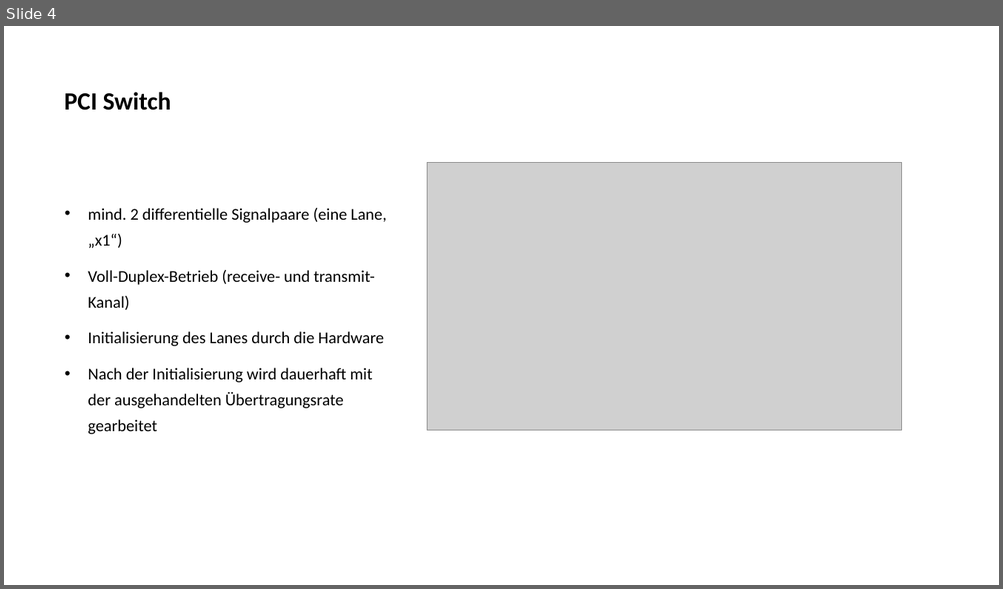
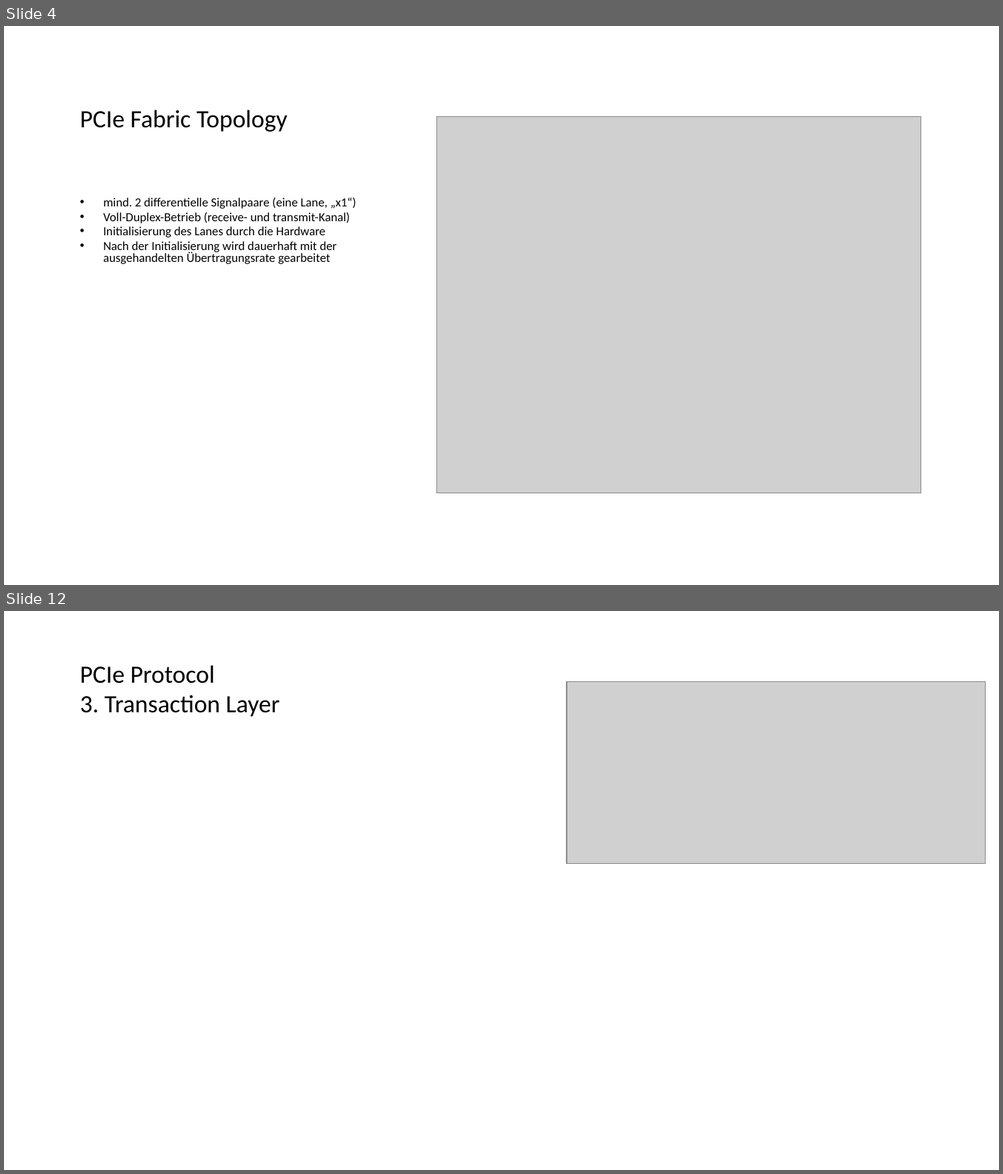
Before and after one commit to JustusDinera/Digitale-Signalverarbeitung, a slide deck: PCI Express.pptx. Shown one above the other, each under a label of ours: slide 4 before the commit, slides 4 and 12 after it; the slides between them are not shown. The pictures are 1003x589 and 1003x1174 pixels, drawn with LibreOffice and Linux fonts; fonts in the diff are those of the drawing; grey boxes stand for pictures; background and template pictures are left out. Boxes give left, top, right and bottom in pixels: in the first picture for what was removed or moved away, otherwise in the second. Text is boxed around its words. In the diff, an @@ line names an element or a change of style, - is before the commit and + after.

```diff
--- a/PCI Express.pptx
+++ b/PCI Express.pptx
@@ slide 12 added at [4,611,999,1170], background picture (left out) @@
@@ title added at [80,665,280,717], 24 pt, text #000000 @@
+PCIe Protocol
+3. Transaction Layer
@@ picture added at [566,682,985,864] @@
@@ slide 4 changed as well @@
@@ title "PCIe Fabric Topology" at [80,110,287,132]: vertical alignment middle to bottom @@
@@ title at [80,110,287,132]: text changed; bold off @@
-PCI Switch
+PCIe Fabric Topology
@@ picture: place and size @@
-picture at [427,163,902,430]
+picture at [437,117,921,494]
@@ text "mind. 2 differentielle Signalpaare (eine ...": place and size @@
-text "mind. 2 differentielle Signalpaare (eine ..." at [88,208,386,434]
+text "mind. 2 differentielle Signalpaare (eine ..." at [103,198,356,264]
@@ text "mind. 2 differentielle Signalpaare (eine ..." at [103,198,356,264]: size 16 to 12 pt; line spacing 1.3 to 0.8; less space between paragraphs @@
```
Also in this commit, not shown: 3 other slides changed, 8 other slides added, 1 slide removed, 12 other files.
